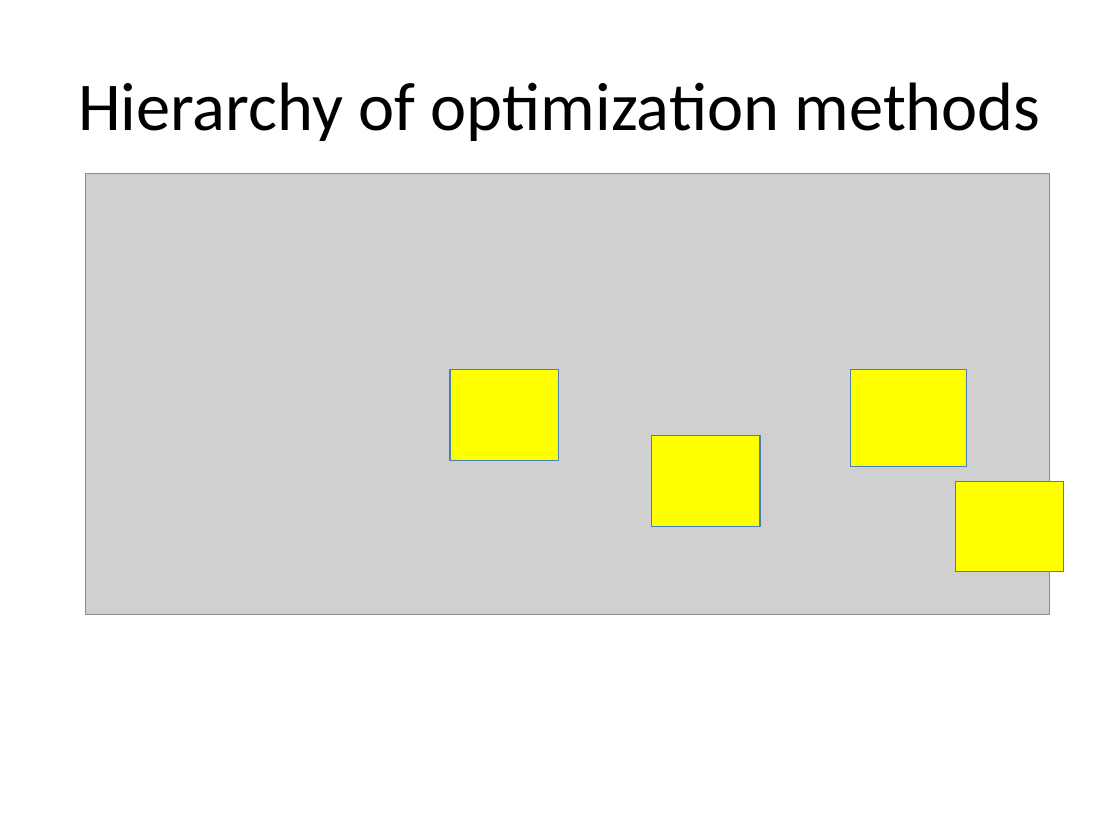
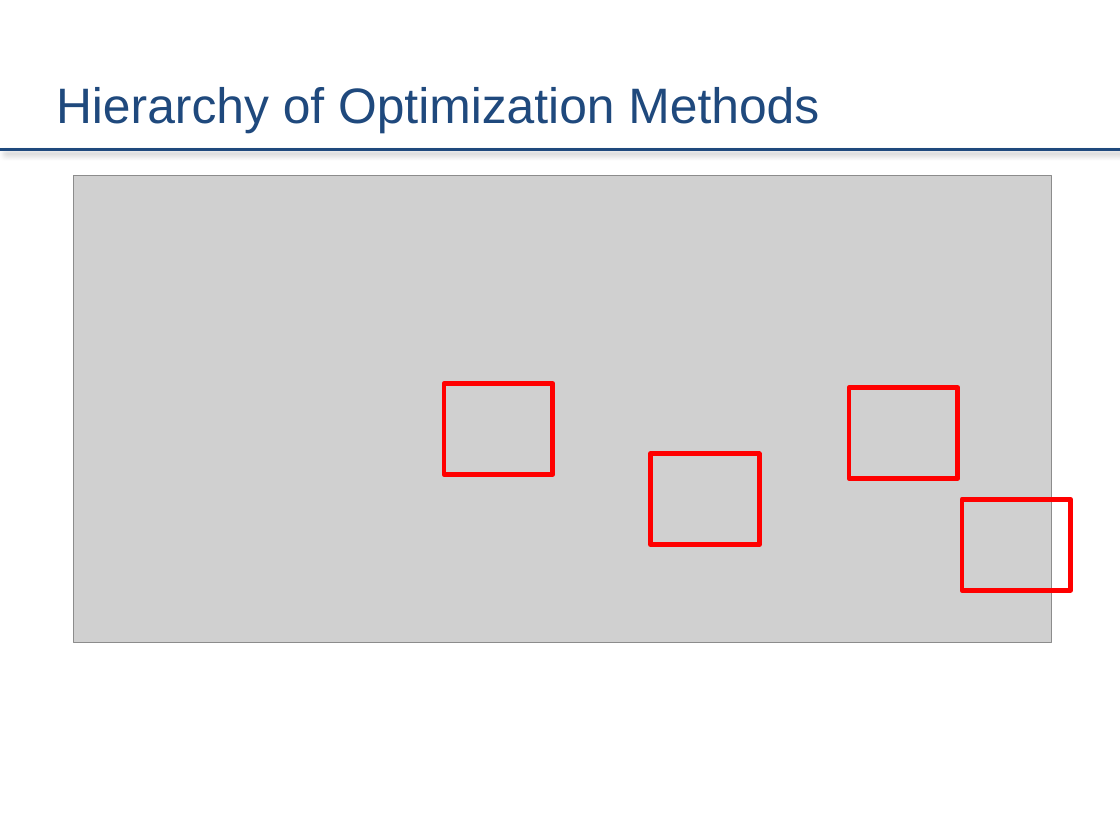
Before and after one commit to zestrada/atomicscalesimulationgroup2, a slide deck: slide 3 of Presentation/FinalPresentation.pptx. Drawn at 1120x840 pixels with LibreOffice and Linux fonts; fonts in the diff are those of the drawing; grey boxes stand for pictures. Boxes give left, top, right and bottom in pixels: in the first picture for what was removed or moved away, otherwise in the second. Text is boxed around its words. In the diff, an @@ line names an element or a change of style, - is before the commit and + after.

```diff
--- a/Presentation/FinalPresentation.pptx
+++ b/Presentation/FinalPresentation.pptx
@@ title at box(56, 87, 819, 133): text changed; size 44 to 32 pt; font Calibri to Arial; text colour #000000 to #1F497D @@
-Hierarchy of optimization methods
+Hierarchy of Optimization Methods
@@ line added from (0, 149) to (1120, 149), #1F497D 2.25 pt @@
@@ picture: place and size @@
-picture at box(85, 174, 1048, 614)
+picture at box(74, 176, 1053, 643)
@@ rectangle: place and size @@
-rectangle at box(450, 370, 559, 460)
+rectangle at box(444, 383, 552, 474)
@@ fill #FFFF00 to none; outline #4A7EBB 0.74 pt to #FF0000 3 pt in 4 elements at box(651, 454, 759, 544), box(444, 383, 552, 474), box(962, 500, 1071, 590), box(849, 388, 958, 478) @@
@@ rectangle: place and size @@
-rectangle at box(850, 370, 967, 466)
+rectangle at box(849, 388, 958, 478)
@@ rectangle: place and size @@
-rectangle at box(651, 436, 759, 526)
+rectangle at box(651, 454, 759, 544)
@@ rectangle: place and size @@
-rectangle at box(955, 482, 1064, 572)
+rectangle at box(962, 500, 1071, 590)
```
Also in this commit, not shown: 6 other slides changed, 4 slides added, 5 slides removed.
